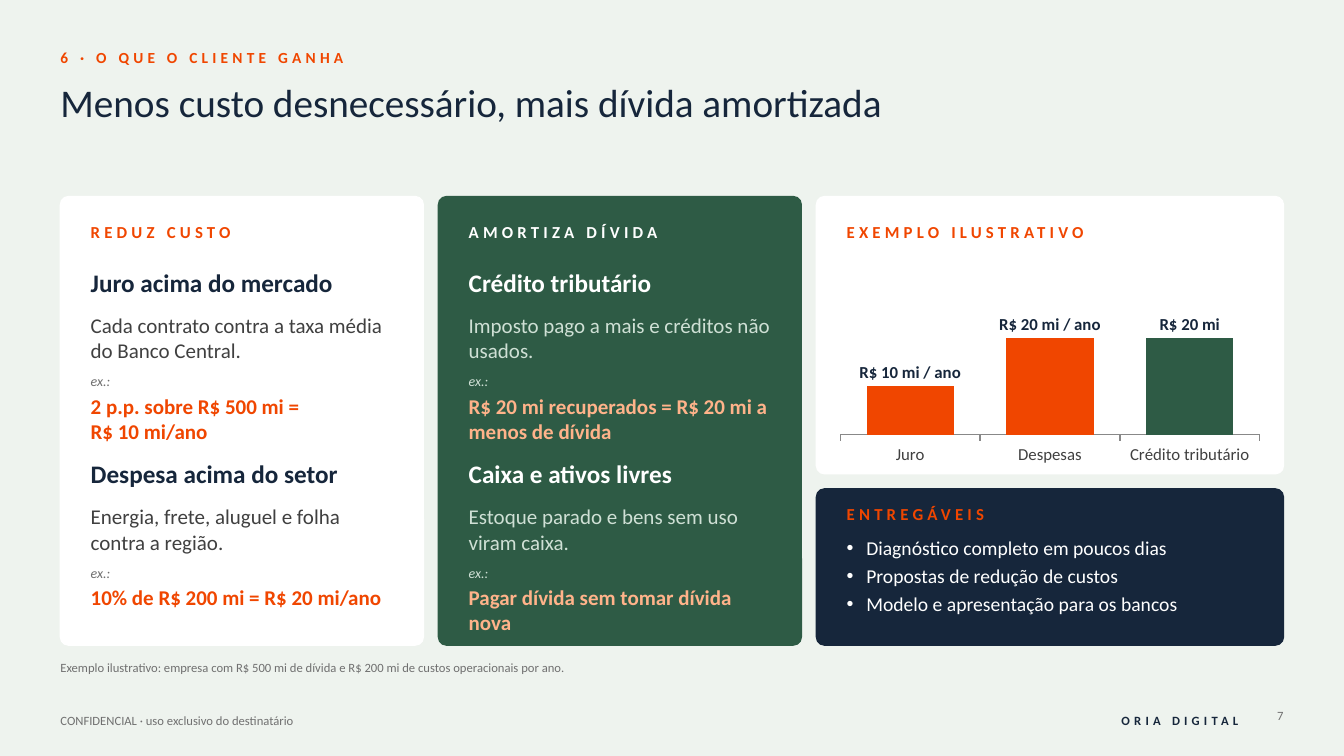
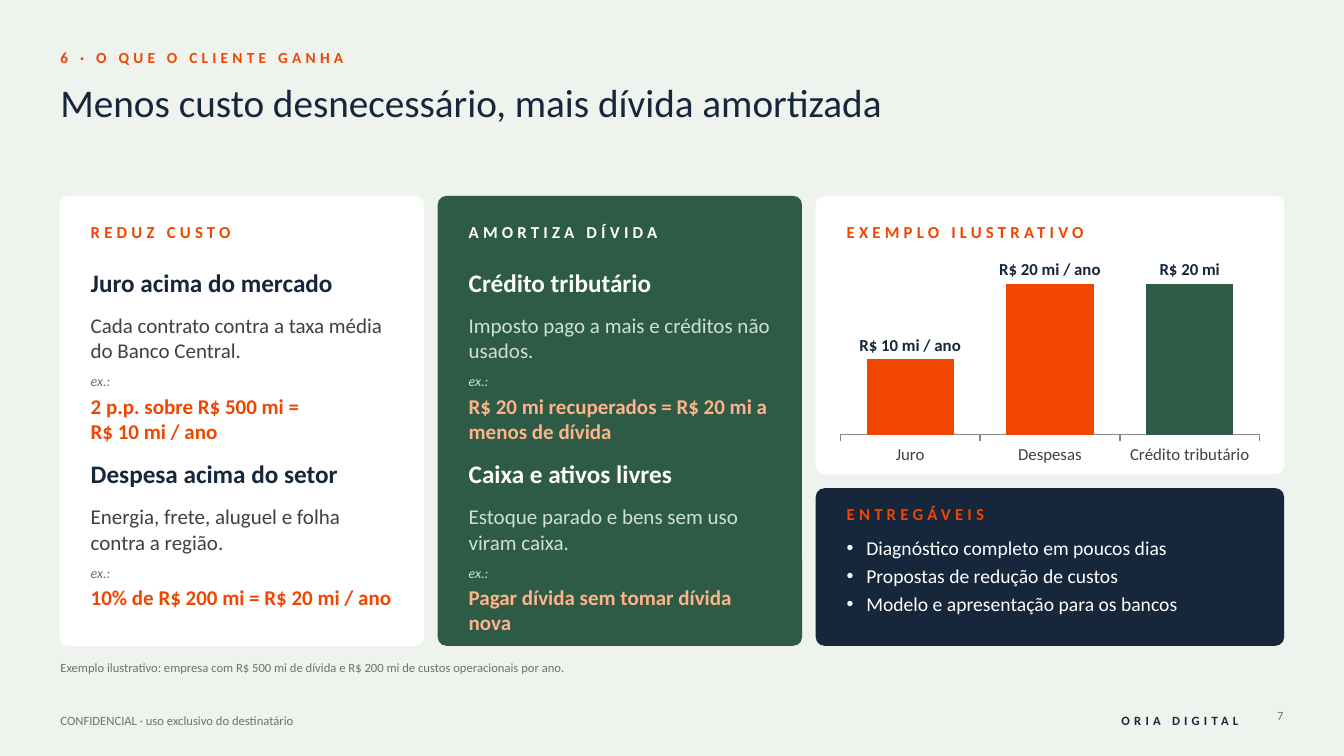
Before and after one commit to rodrigovaroto-wq/Oria-Digital, a slide deck: slide 7 of Apresentações/Business Plan Oria Digital/1_entrega/Business_Plan_Oria_Digital_v3.pptx. Drawn at 1344x756 pixels with LibreOffice and Linux fonts; fonts in the diff are those of the drawing. Boxes give left, top, right and bottom in pixels: in the first picture for what was removed or moved away, otherwise in the second. Text is boxed around its words. In the diff, an @@ line names an element or a change of style, - is before the commit and + after.

```diff
--- a/Apresentações/Business Plan Oria Digital/1_entrega/Business_Plan_Oria_Digital_v3.pptx
+++ b/Apresentações/Business Plan Oria Digital/1_entrega/Business_Plan_Oria_Digital_v3.pptx
@@ column chart at bbox=[832, 257, 1268, 469] @@
@@ value axis changed @@
@@ text at bbox=[91, 399, 284, 442]: spaces changed @@
-2 p.p. sobre R$ 500 mi = R$ 10 mi/ano
+2 p.p. sobre R$ 500 mi = R$ 10 mi / ano
@@ text at bbox=[91, 590, 391, 608]: spaces changed @@
-10% de R$ 200 mi = R$ 20 mi/ano
+10% de R$ 200 mi = R$ 20 mi / ano
```
Also in this commit, not shown: 9 other slides changed, 19 other files.
